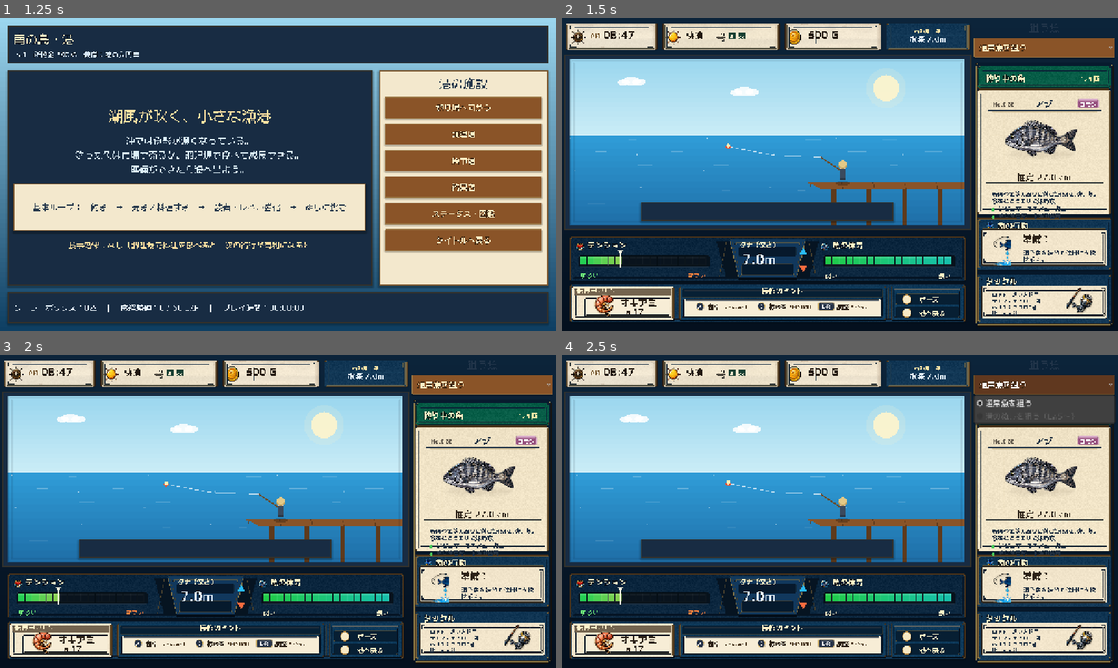
Above: before the commit, frames 1-4 (two rows, left to right).
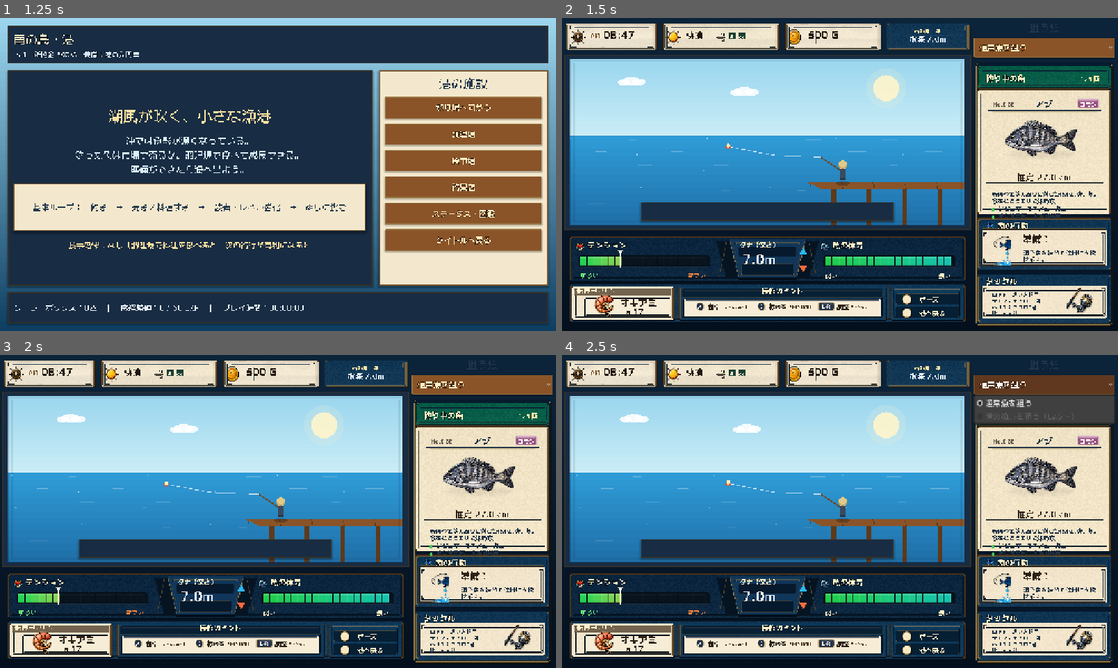
Above: after the commit, the same moments.

Repository: RYUKOU-OKUMURA/tsuri_quest_umi_mvp
Game: Godot game, scene res://scenes/main.tscn
Two runs of this game, one before a commit and one after it. Both use one fixed random seed, a clock stepped at 60 frames per second and the inputs below.
Inputs:
- Up to frame 1 (1.25 s): click "ゲームを始める" at 0.5 s
- Up to frame 2 (1.5 s): click "釣り場へ向かう" at 1.25 s
- Up to frame 3 (2 s): no input
- Up to frame 4 (2.5 s): click "通常魚を狙う" at 2 s

Frame 1 is identical in both runs. In frame 2, 0.1% of the frame differs, in the area x 3-70%, y 78-80%; in frame 3, 0.1%; in frame 4, 0.1%.

Commit message:
Soften underwater fight HUD meters

Diff:
--- a/src/ui/components/fight_hud.gd
+++ b/src/ui/components/fight_hud.gd
@@ -258,8 +258,8 @@
 	var gap := 1.5 if _hud_frame != null else 2.0
 	var seg_w := (rect.size.x - gap * float(segments - 1)) / float(segments)
 	if _hud_frame != null:
-		draw_rect(rect.grow(2.0), Color(0.0, 0.0, 0.0, 0.13), true)
-		draw_rect(rect, Color(0.0, 0.0, 0.0, 0.10), true)
+		draw_rect(rect.grow(2.0), Color(0.0, 0.0, 0.0, 0.09), true)
+		draw_rect(rect, Color(0.0, 0.0, 0.0, 0.06), true)
 	for i in range(segments):
 		var start := float(i) / float(segments)
 		var filled := start < ratio
@@ -270,14 +270,14 @@
 				color = color.lerp(Color("#d95524"), clampf((start - 0.55) / 0.45, 0.0, 1.0))
 			else:
 				color = Color("#21d34a").lerp(Color("#16c6b5"), start)
-		var seg := Rect2(rect.position + Vector2(float(i) * (seg_w + gap), 3.0), Vector2(seg_w, rect.size.y - 6.0))
+		var seg := Rect2(rect.position + Vector2(float(i) * (seg_w + gap), 2.0), Vector2(seg_w, rect.size.y - 4.0))
 		if _hud_frame != null:
-			var alpha := 0.96 if filled else 0.24
+			var alpha := 0.98 if filled else 0.18
 			var seg_color := Color(color.r, color.g, color.b, alpha)
 			draw_rect(seg, seg_color, true)
-			draw_rect(Rect2(seg.position, Vector2(seg.size.x, maxf(1.0, seg.size.y * 0.24))), Color(1.0, 1.0, 1.0, 0.12 if filled else 0.035), true)
-			draw_rect(Rect2(Vector2(seg.position.x, seg.end.y - 2.0), Vector2(seg.size.x, 2.0)), Color(0.0, 0.0, 0.0, 0.14), true)
-			draw_rect(seg, Color(1.0, 1.0, 1.0, 0.07 if filled else 0.03), false, 1.0)
+			draw_rect(Rect2(seg.position, Vector2(seg.size.x, maxf(1.0, seg.size.y * 0.24))), Color(1.0, 1.0, 1.0, 0.14 if filled else 0.026), true)
+			draw_rect(Rect2(Vector2(seg.position.x, seg.end.y - 2.0), Vector2(seg.size.x, 2.0)), Color(0.0, 0.0, 0.0, 0.11), true)
+			draw_rect(seg, Color(1.0, 1.0, 1.0, 0.08 if filled else 0.022), false, 1.0)
 		else:
 			draw_rect(seg, color, true)
 			draw_rect(seg, Color(1.0, 1.0, 1.0, 0.13), false, 1.0)
Binary file changed: assets/showcase/underwater/fight_hud_frame.png
Not shown, changed: design-qa.md
Not shown, changed: docs/11_underwater_fight_showcase.md
Not shown, changed: tools/build_fight_hud_static_compare.py
Not shown, changed: tools/generate_underwater_ui_frame_assets.py
